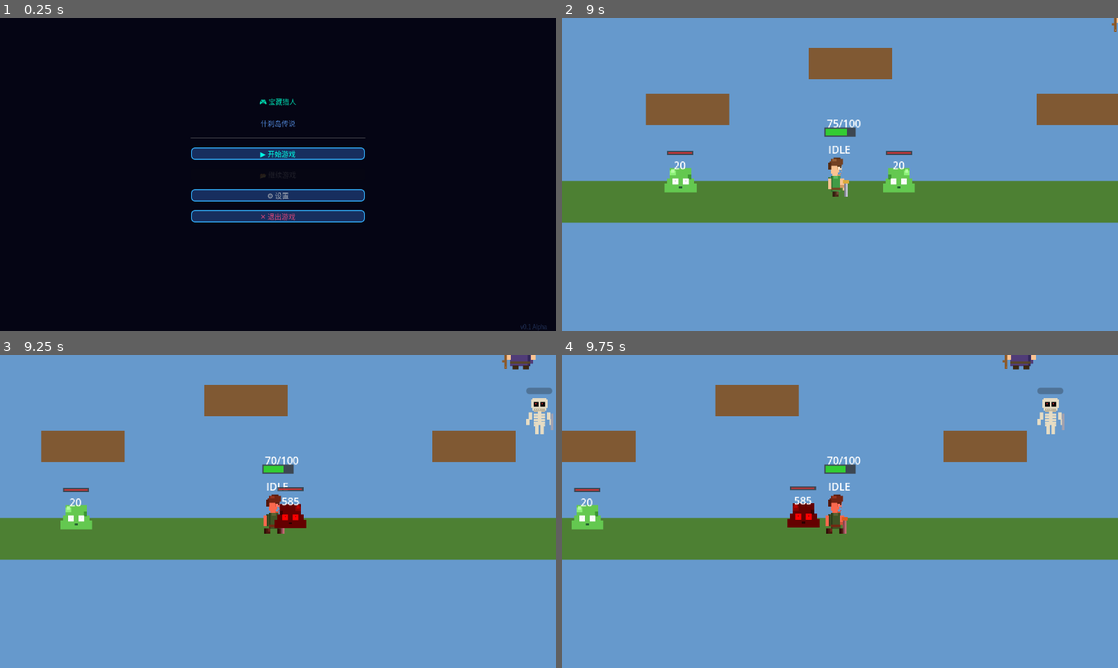
Above: before the commit, frames 1-4 (two rows, left to right).
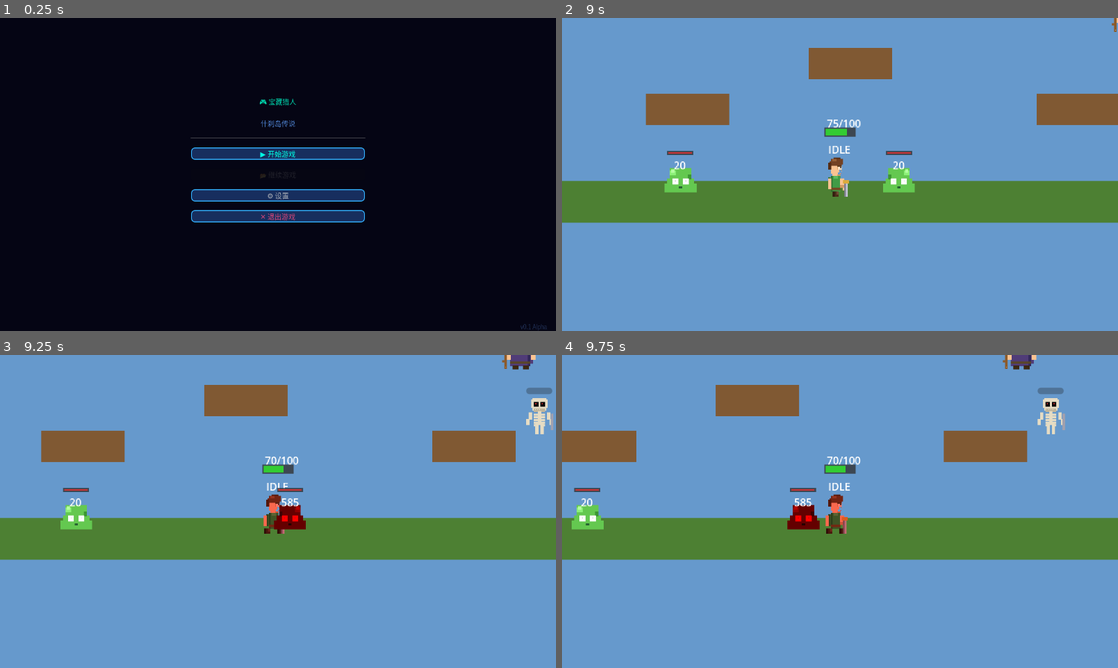
Above: after the commit, the same moments.

Repository: wenzy-tech/godot-adventure
Game: Godot game, scene res://Levels/TitleScreen.tscn
Same seed, same stepped clock (60 frames per second), same inputs: the game is played once before the commit and once after it.
Inputs:
- Up to frame 1 (0.25 s): no input
- Up to frame 2 (9 s): click "▶ 开始游戏" at 0.5 s; tap Enter at 1.25 s; hold D 1.28-2.78 s; tap J every 1.5 s from 1.35 to 8.85 s; tap W at 1.52, 2.27, 3.77, 4.52, 5.27, 6.77, 7.52, 8.27 s; tap Shift every 1.5 s from 2.1 to 8.1 s; hold A 2.78-3.53 s; hold D 3.53-5.03 s; hold A 5.03-5.78 s; hold D 5.78-6.53 s; hold A 6.53-8.03 s; tap Space at 8 s; hold D from 8.03 s (still down)
- Up to frame 3 (9.25 s): keep holding D
- Up to frame 4 (9.75 s): keep holding D; tap Shift at 9.6 s

Frames 1-2 are identical in both runs. In frame 3, 0.2% of the frame differs, in the area x 49-56%, y 42-56%; in frame 4, 0.4%, in the area x 3-91%, y 0-56%.

Commit message:
Fix: change knockback direction from diagonal to horizontal only

Diff:
--- a/Player/Player.gd
+++ b/Player/Player.gd
@@ -353,7 +353,7 @@
 
 	if body.has_method("take_damage"):
 		var damage = GameState.get_attack_damage(normal_attack_damage)
-		var knockback = Vector2(facing_direction * 300, -100)
+		var knockback = Vector2(facing_direction * 200, 0)
 		body.take_damage(damage, knockback)
 
 func take_damage(amount: int, knockback: Vector2 = Vector2.ZERO) -> void:
